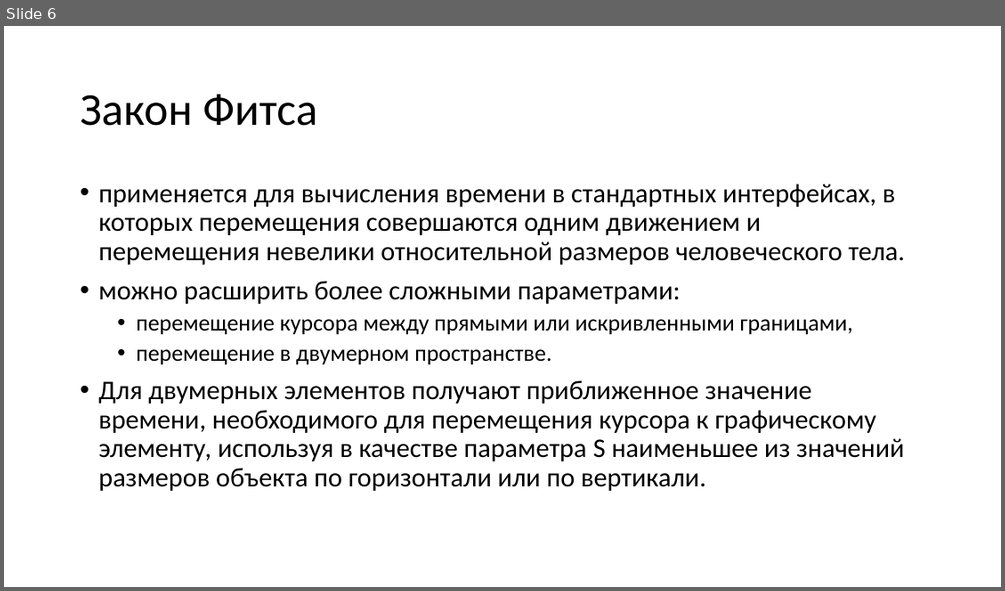
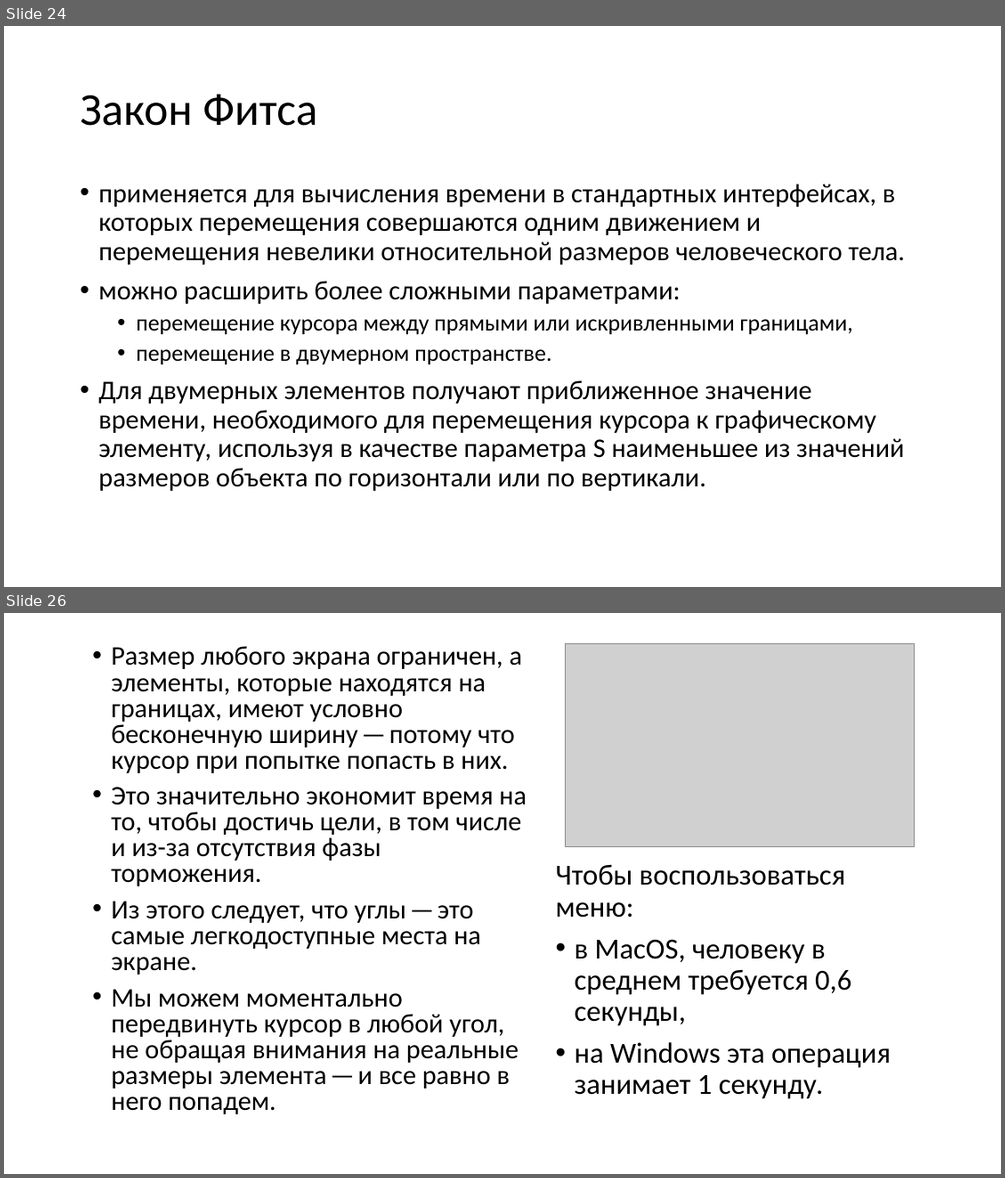
Before and after one commit to naumovda/ux, a slide deck: slides/ux-slides-11.pptx. Shown one above the other, each under a label of ours: slide 6 before the commit, slides 24 and 26 after it; the slides between them are not shown. The pictures are 1005x591 and 1005x1178 pixels, drawn with LibreOffice and Linux fonts; fonts in the diff are those of the drawing; grey boxes stand for pictures. Boxes give left, top, right and bottom in pixels: in the first picture for what was removed or moved away, otherwise in the second. Text is boxed around its words. In the diff, an @@ line names an element or a change of style, - is before the commit and + after.

```diff
--- a/slides/ux-slides-11.pptx
+++ b/slides/ux-slides-11.pptx
@@ slide 26 added at [4, 613, 1001, 1174], background #FFFFFF @@
@@ text added at [111, 646, 526, 1114], 25.9 pt, text #000000 @@
+• Размер любого экрана ограничен, а элементы, которые находятся на границах, имеют условно бесконечную ширину — потому что курсор при попытке попасть в них.
+• Это значительно экономит время на то, чтобы достичь цели, в том числе и из-за отсутствия фазы торможения.
+• Из этого следует, что углы — это самые легкодоступные места на экране.
+• Мы можем моментально передвинуть курсор в любой угол, не обращая внимания на реальные размеры элемента — и все равно в него попадем.
@@ picture added at [565, 643, 914, 846] @@
@@ text added at [556, 864, 890, 1099], 28 pt, text #000000 @@
+Чтобы воспользоваться меню:
+• в MacOS, человеку в среднем требуется 0,6 секунды,
+• на Windows эта операция занимает 1 секунду.
@@ what was slide 6 is now slide 24 @@
```
Also in this commit, not shown: 5 slides changed, 41 other slides added, 7 other files.
